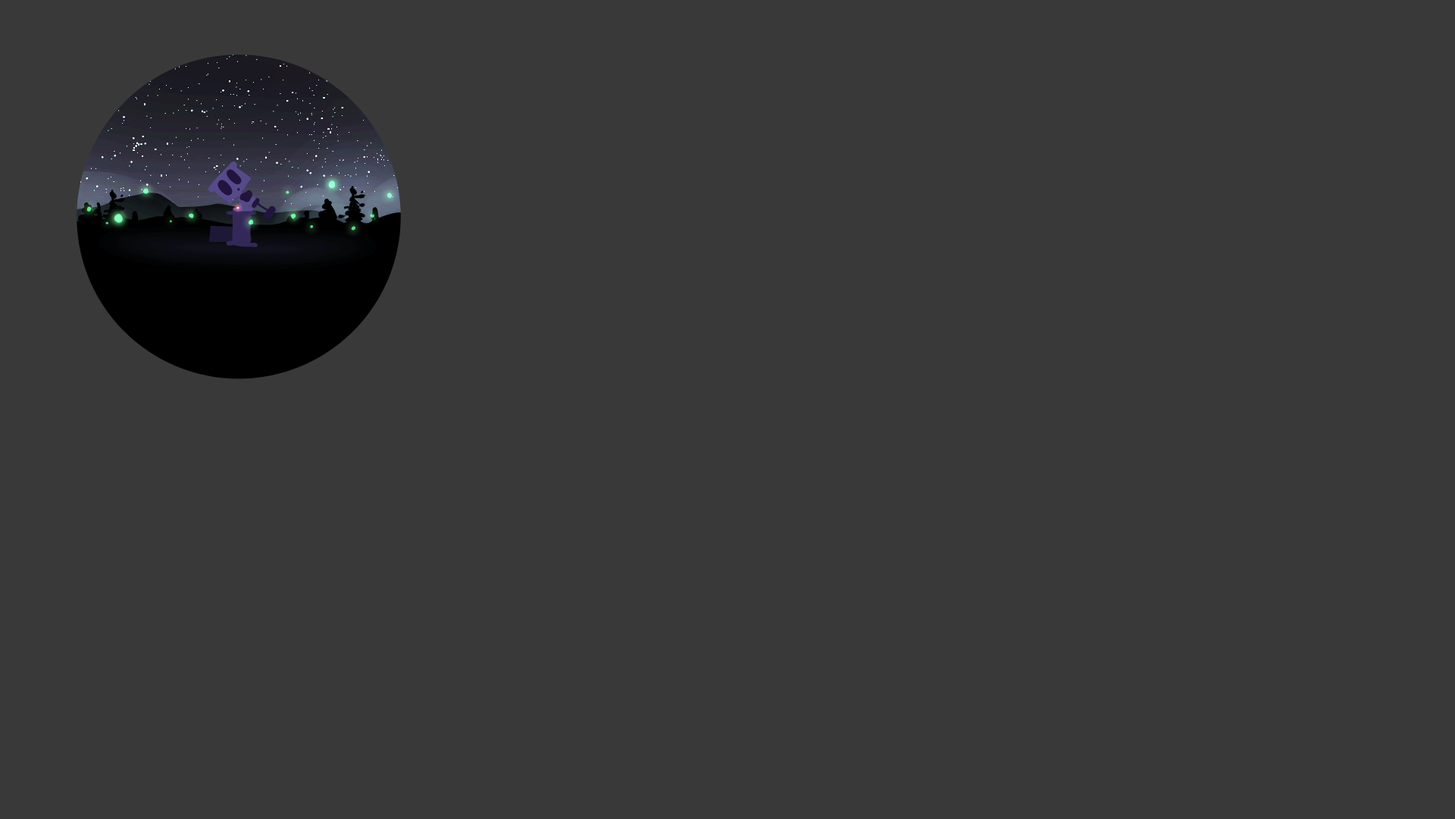
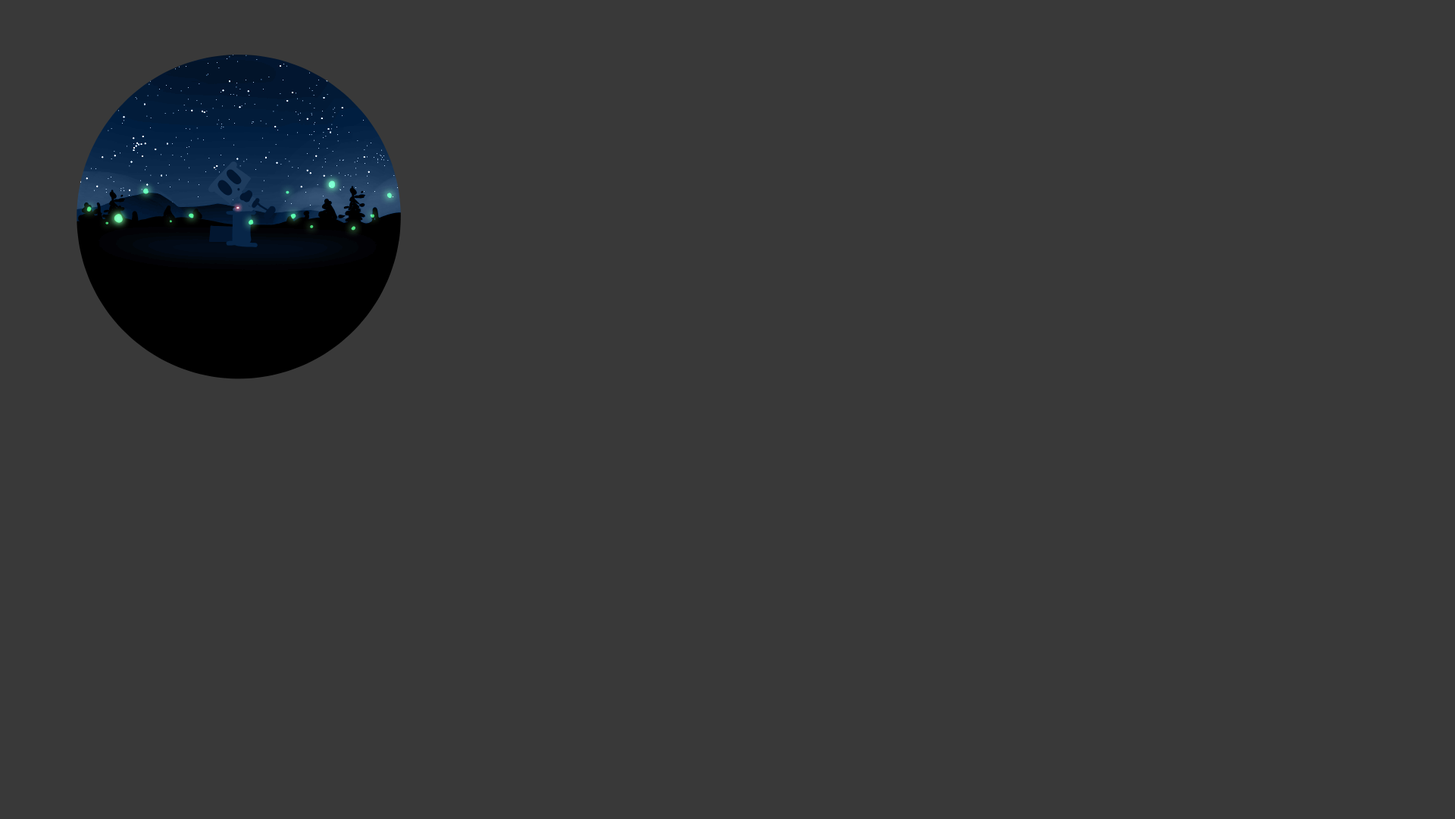
Comparing the layer stacks of the two 1455 x 819 images. Changes:
added layer "Layer 1" (color) above "Layer14" over [left=76, top=54, right=401, bottom=271]
hid "Layer14" over [left=76, top=54, right=401, bottom=271]
